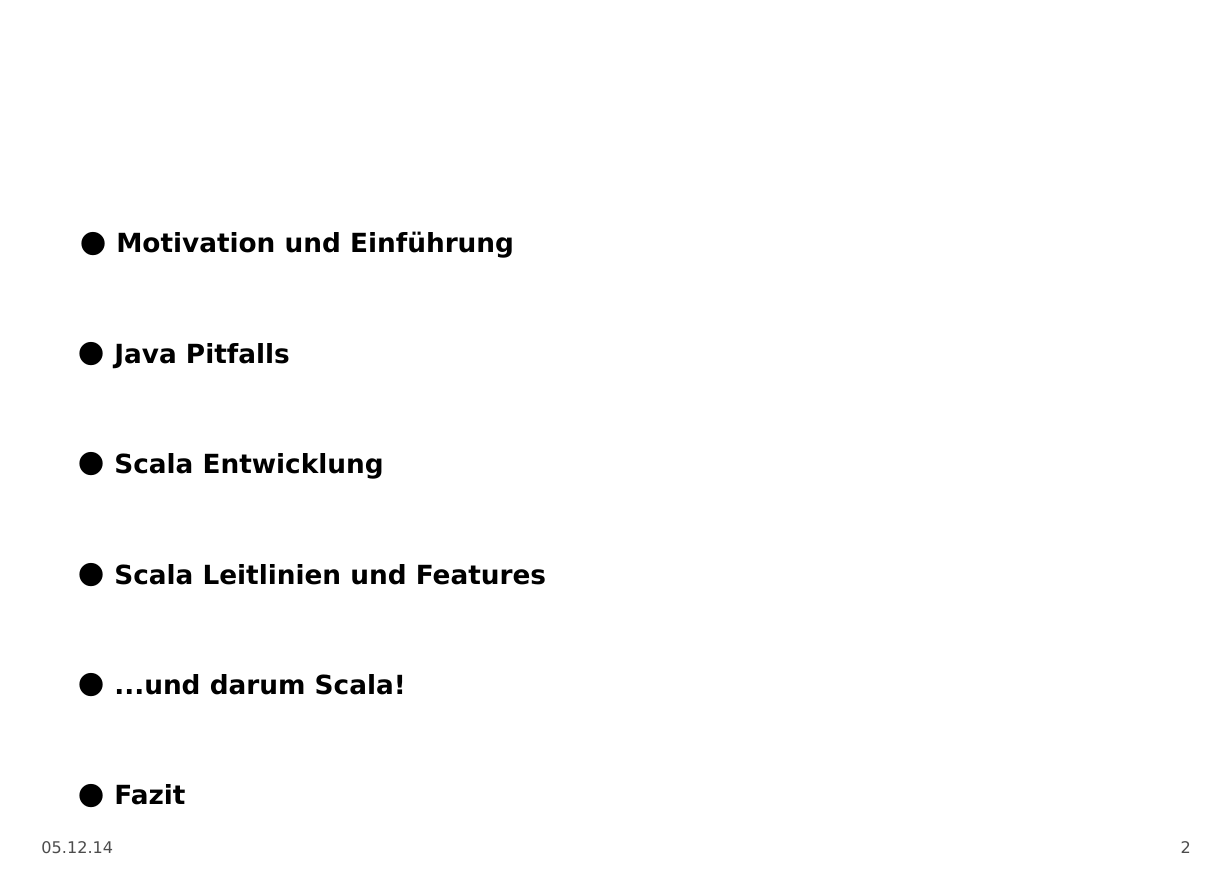
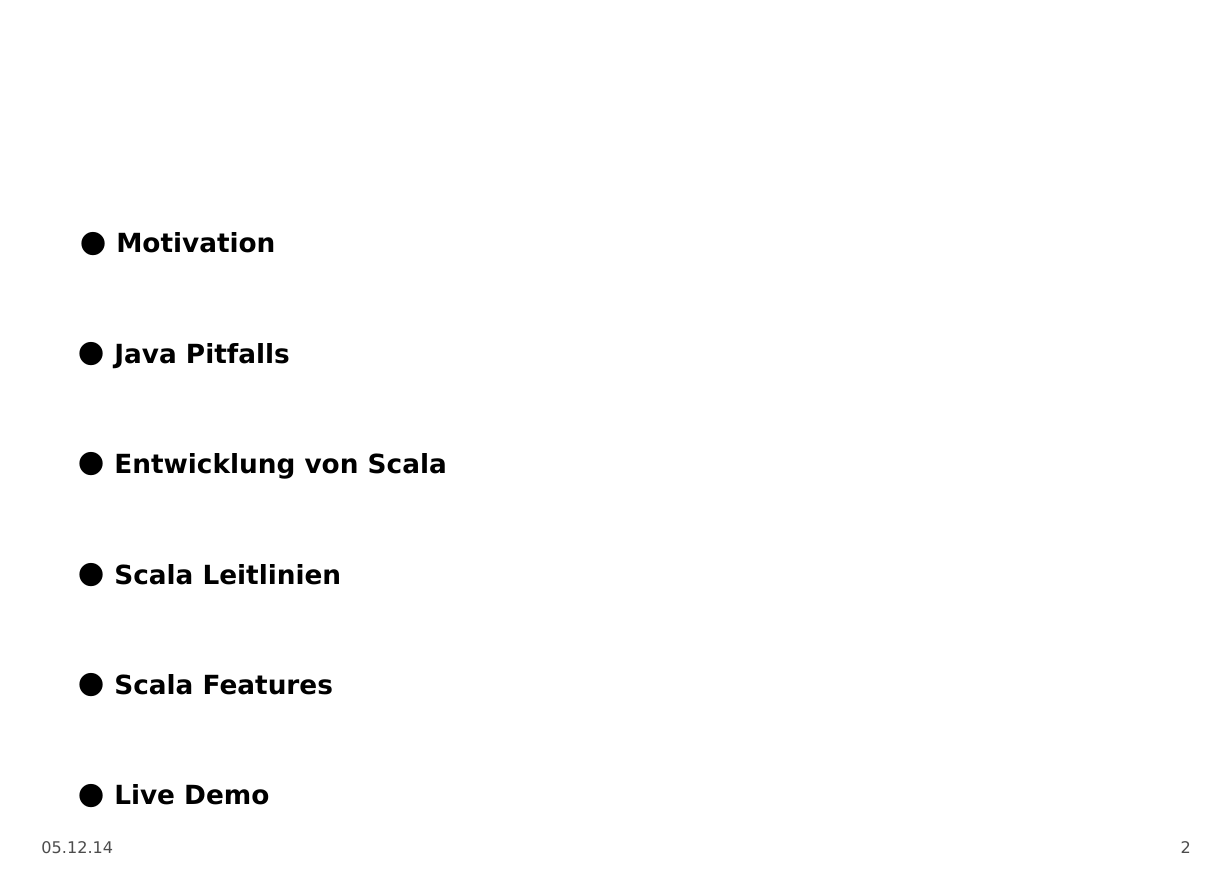
Before and after one commit to DarkToast/scala-techtalk, a slide deck: slide 2 of Scala.odp. Drawn at 1232x871 pixels with LibreOffice and Linux fonts; fonts in the diff are those of the drawing; background and template pictures are left out. Boxes give left, top, right and bottom in pixels: in the first picture for what was removed or moved away, otherwise in the second. Text is boxed around its words. In the diff, an @@ line names an element or a change of style, - is before the commit and + after.

```diff
--- a/Scala.odp
+++ b/Scala.odp
@@ text at [116,232,275,253]: text changed @@
-• Motivation und Einführung
+• Motivation
@@ text at [114,453,447,805]: text changed @@
-• Scala Entwicklung
-• Scala Leitlinien und Features
-• ...und darum Scala!
-• Fazit
+• Entwicklung von Scala
+• Scala Leitlinien
+• Scala Features
+• Live Demo
```
Also in this commit, not shown: 3 other slides changed, 1 slide added, 3 other files.
